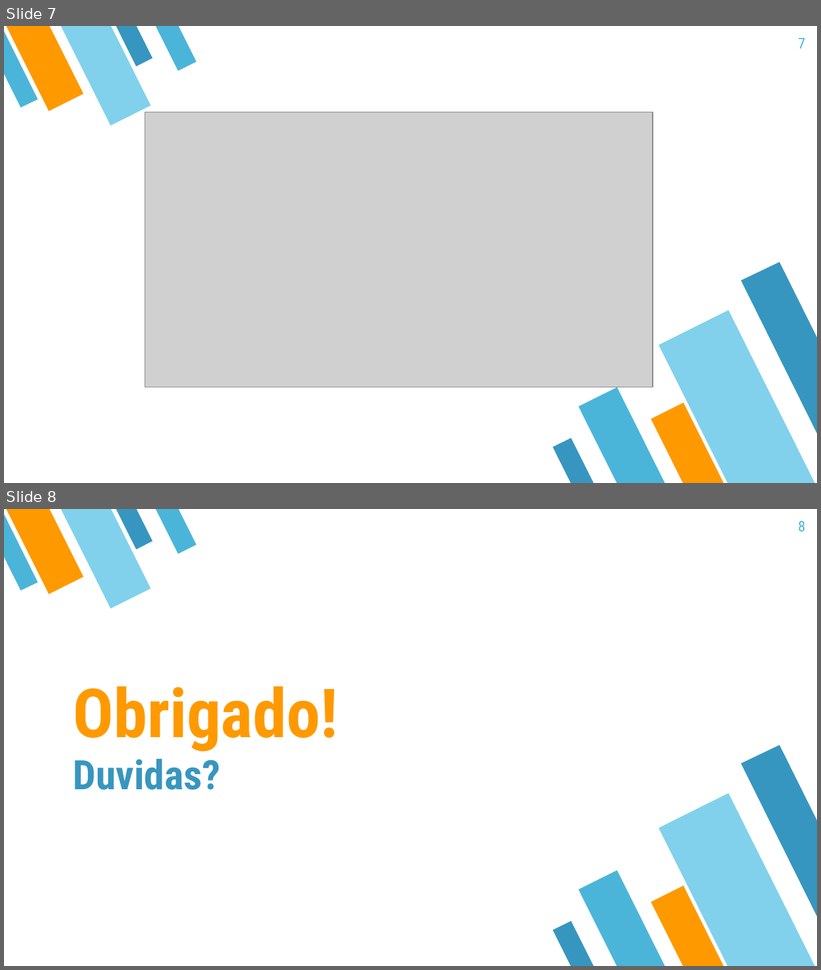
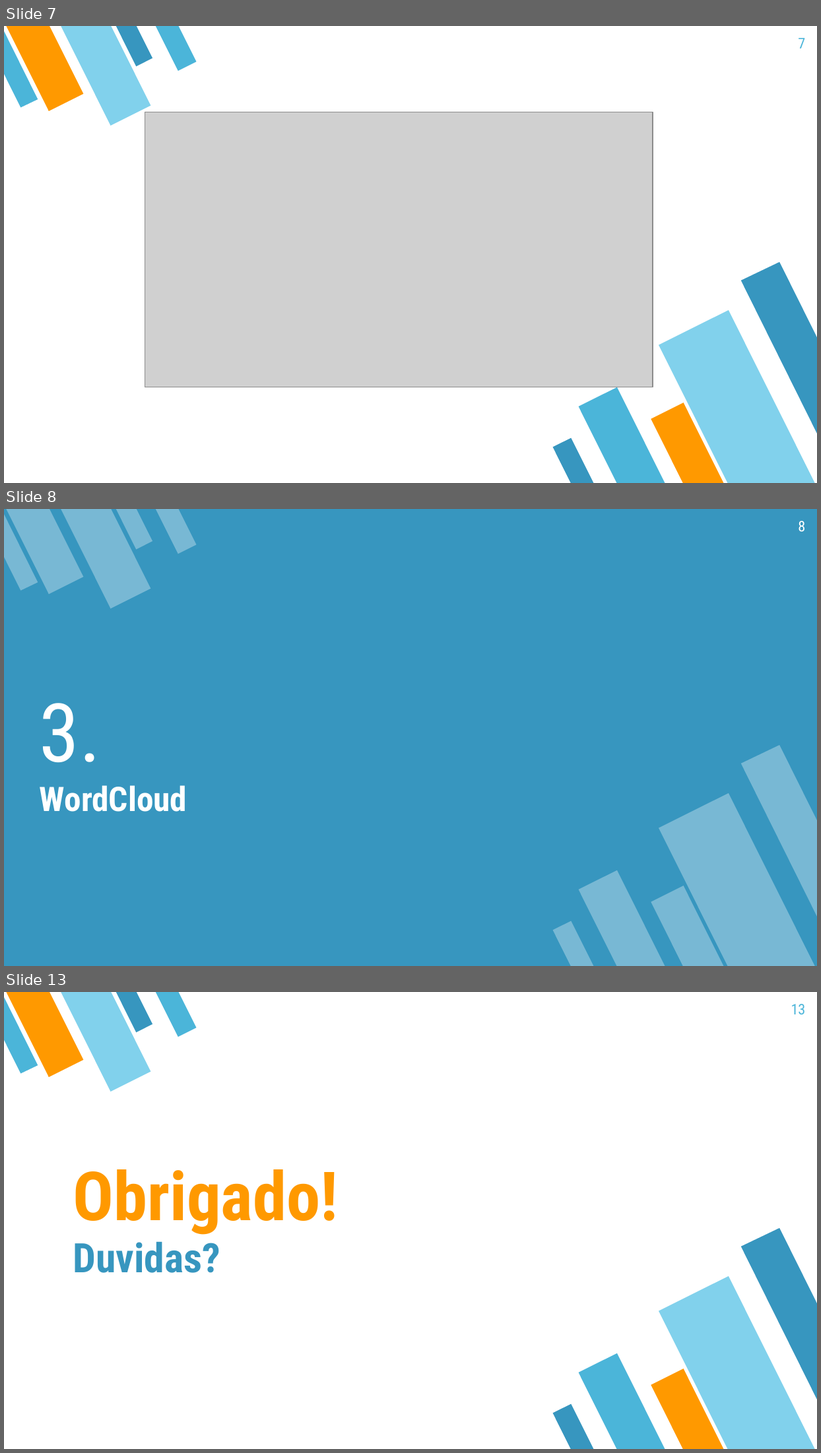
Before and after one commit to renatodalmo/RIWRS_TRABALHO, a slide deck: Eleições_2018.pptx. Shown one above the other, each under a label of ours: slides 7 and 8 before the commit, slides 7, 8 and 13 after it; the slides between them are not shown. The pictures are 821x970 and 821x1453 pixels, drawn with LibreOffice and Linux fonts; fonts in the diff are those of the drawing; grey boxes stand for pictures. Boxes give left, top, right and bottom in pixels: in the first picture for what was removed or moved away, otherwise in the second. Text is boxed around its words. In the diff, an @@ line names an element or a change of style, - is before the commit and + after.

```diff
--- a/Eleições_2018.pptx
+++ b/Eleições_2018.pptx
@@ slide 8 added at (4, 509, 817, 966), background #3796BF @@
@@ group added at (4, 509, 196, 608): 4 flow chart manual inputs, 1 freeform shape @@
@@ page number added at (798, 521, 805, 531), 13 pt, text #FFFFFF @@
+8
@@ title added at (40, 703, 187, 812), 30 pt, text #FFFFFF, bold @@
+3.
+WordCloud
@@ group added at (553, 745, 817, 966): 4 flow chart manual inputs, 1 freeform shape @@
@@ what was slide 8 is now slide 13 @@
@@ page number at (791, 1004, 806, 1014): text changed @@
-8
+13
```
Also in this commit, not shown: 4 other slides added.
